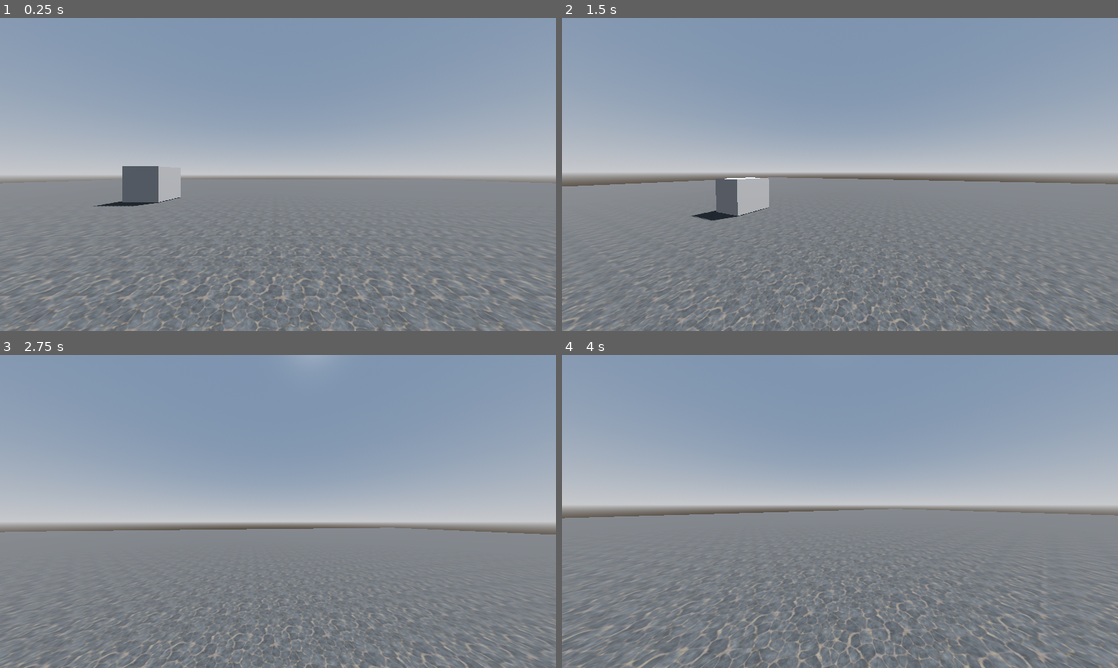
Above: before the commit, frames 1-4 (two rows, left to right).
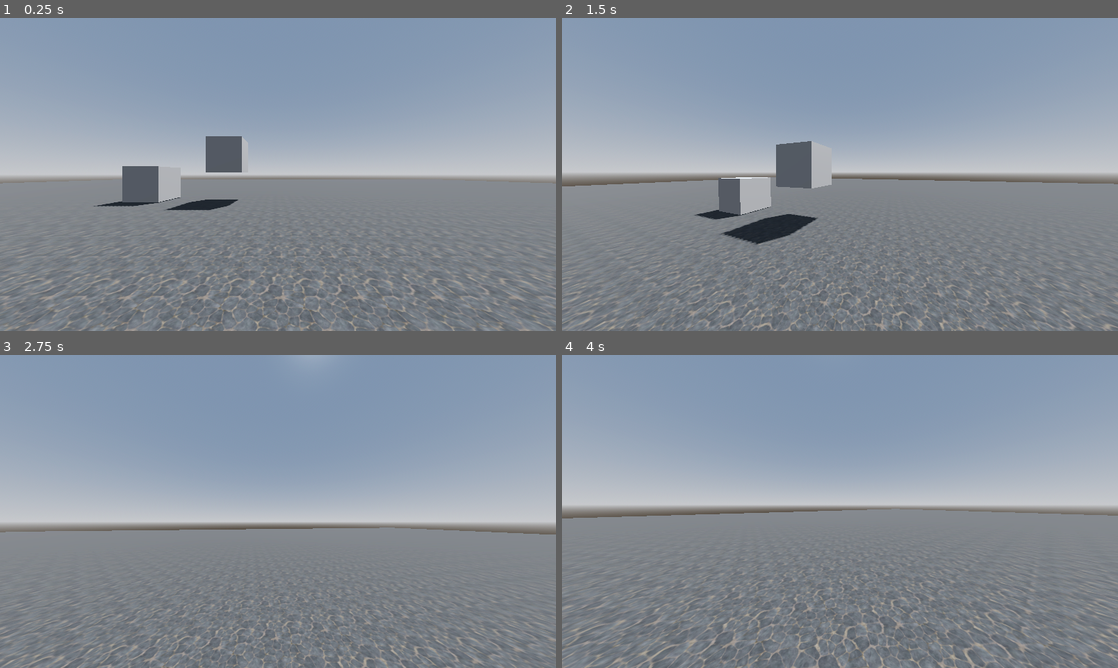
Above: after the commit, the same moments.

Repository: Kmagameguy/FPS-Test
Game: Godot game, scene res://Scenes/world.tscn
Same seed, same stepped clock (60 frames per second), same inputs: the game is played once before the commit and once after it.
Inputs (mouse positions are in pixels of both pictures, inside the frame that each line leads up to):
- Up to frame 1 (0.25 s): no input
- Up to frame 2 (1.5 s): move the mouse to (867, 174) at 0.52 s; hold W (forward) from 0.53 s (still down); tap C (crouch, bound only after the commit) at 0.6 s; tap Space (jump) at 0.77, 1.07 s; tap Ctrl (crouch, bound only before the commit) at 0.8, 1.35 s; move the mouse to (812, 174) at 1.27 s
- Up to frame 3 (2.75 s): keep holding W (forward); tap Space (jump) at 1.52, 1.82, 2.3 s; tap Shift (sprint) at 1.55, 2.1 s; move the mouse to (289, 505) at 2.02 s
- Up to frame 4 (4 s): keep holding W (forward); move the mouse to (834, 517) at 2.77 s; tap Space (jump) at 2.85, 3.02, 3.32, 3.77 s; tap C (crouch, bound only after the commit) at 3.05, 3.6 s; move the mouse to (878, 514) at 3.52 s; tap Ctrl (crouch, bound only before the commit) at 3.8 s

The runs differ from the first frame. In frame 1, 1.0% of the frame differs, in the area x 29-45%, y 37-62%; in frame 2, 6.3%, in the area x 0-100%, y 39-100%; in frame 3, 3.6%; in frame 4, 5.8%.

Commit message:
WIP

Diff:
--- a/Scenes/player_controller.tscn
+++ b/Scenes/player_controller.tscn
@@ -1,10 +1,11 @@
-[gd_scene load_steps=12 format=3 uid="uid://7v5q1i10fneg"]
+[gd_scene load_steps=14 format=3 uid="uid://7v5q1i10fneg"]
 
 [ext_resource type="Script" path="res://Scripts/Player.gd" id="1_m2e61"]
 [ext_resource type="Script" path="res://Scripts/player_state_machine.gd" id="2_033c6"]
 [ext_resource type="Script" path="res://Scripts/player_idle_state.gd" id="3_3uyrk"]
 [ext_resource type="Script" path="res://Scripts/player_walk_state.gd" id="4_2vd8x"]
 [ext_resource type="Script" path="res://Scripts/player_tip_toe_state.gd" id="4_16a1l"]
+[ext_resource type="Script" path="res://Scripts/player_crouch_state.gd" id="4_jud20"]
 [ext_resource type="Script" path="res://Scripts/player_jump_state.gd" id="4_l6q85"]
 [ext_resource type="Script" path="res://Scripts/player_fall_state.gd" id="4_lomln"]
 [ext_resource type="Script" path="res://Scripts/player_sprint_state.gd" id="5_d13fw"]
@@ -14,6 +15,8 @@
 
 [sub_resource type="ConvexPolygonShape3D" id="ConvexPolygonShape3D_00688"]
 points = PackedVector3Array(-0.125207, -0.532801, -0.480507, 0.0227831, 0.47607, 0.498884, 0.169713, 0.559144, 0.464172 …(924 unchanged characters)…
+
+[sub_resource type="SphereShape3D" id="SphereShape3D_2k48x"]
 
 [node name="Player" type="CharacterBody3D"]
 transform = Transform3D(1, 0, 0, 0, 1, 0, 0, 0, 1, 0, 0.111661, 0)
@@ -39,6 +42,9 @@
 [node name="PlayerIdleState" type="Node" parent="PlayerStateMachine"]
 script = ExtResource("3_3uyrk")
 
+[node name="PlayerCrouchState" type="Node" parent="PlayerStateMachine"]
+script = ExtResource("4_jud20")
+
 [node name="PlayerFallState" type="Node" parent="PlayerStateMachine"]
 script = ExtResource("4_lomln")
 
@@ -56,3 +62,8 @@
 
 [node name="PlayerWalkState" type="Node" parent="PlayerStateMachine"]
 script = ExtResource("4_2vd8x")
+
+[node name="CrouchCollisionShapecast" type="ShapeCast3D" parent="."]
+unique_name_in_owner = true
+transform = Transform3D(1, 0, 0, 0, 1, 0, 0, 0, 1, 0, 1.6, 0)
+shape = SubResource("SphereShape3D_2k48x")
--- a/Scenes/world.tscn
+++ b/Scenes/world.tscn
@@ -50,6 +50,15 @@
 [node name="BoxCollision" type="CollisionShape3D" parent="EnvironmentMeshes/Box/BoxBody"]
 shape = SubResource("BoxShape3D_j5vim")
 
+[node name="Box2" type="MeshInstance3D" parent="EnvironmentMeshes"]
+transform = Transform3D(2, 0, 0, 0, 2, 0, 0, 0, 2, -2.94647, 2.67811, -9.38562)
+mesh = SubResource("BoxMesh_ffe1i")
+
+[node name="BoxBody" type="StaticBody3D" parent="EnvironmentMeshes/Box2"]
+
+[node name="BoxCollision" type="CollisionShape3D" parent="EnvironmentMeshes/Box2/BoxBody"]
+shape = SubResource("BoxShape3D_j5vim")
+
 [node name="Ramp" type="CSGPolygon3D" parent="EnvironmentMeshes"]
 transform = Transform3D(1, 0, 0, 0, 1, 0, 0, 0, 1, 3.5028, 0, 0.479416)
 use_collision = true
--- a/Scripts/Player.gd
+++ b/Scripts/Player.gd
@@ -1,10 +1,17 @@
 class_name Player extends CharacterBody3D
+
+@onready var player_mesh = $PlayerMesh
+@onready var player_collision = $PlayerCollision
 
 @onready var head = $Head
 @onready var player_view = $Head/PlayerView
+
 @export var BOB_FREQUENCY: float = 2.0
 @export var BASE_FOV     : float = 90.0
 @export var MOUSE_SENSITIVITY: float = 0.003
+@onready var _standing_height: float = head.position.y
+@onready var _crouch_height: float = _standing_height * 0.7
+@onready var _collision_standing_size: float = player_collision.scale.y
 
 const BOB_AMPLIFICATION: float  = 0.08
 const TILT_LOWER_LIMIT : float  = deg_to_rad(-60)
@@ -13,47 +20,45 @@
 const FLOOR_VELOCITY_MULTIPLIER: float = 7.0
 const AIR_VELOCITY_MULTIPLIER  : float = 3.0
 
+const INPUTS: Dictionary = {
+	MOVE_LEFT     = "left",
+	MOVE_FORWARD  = "forward",
+	MOVE_RIGHT    = "right",
+	MOVE_BACKWARD = "backward",
+	SPRINT        = "sprint",
+	TIP_TOE       = "tiptoe",
+	CROUCH        = "crouch",
+	JUMP          = "jump",
+	EXIT          = "exit"
+}
+
 const STATES: Dictionary = {
 	IDLE    = { NAME = "PlayerIdleState", ACTION = null },
 	WALK    = { NAME = "PlayerWalkState", ACTION = null },
-	SPRINT  = { NAME = "PlayerSprintState", ACTION = "sprint" },
-	TIP_TOE = { NAME = "PlayerTipToeState", ACTION = "tiptoe"},
-	JUMP    = { NAME = "PlayerJumpState", ACTION = "jump" },
-	DOUBLE_JUMP = { NAME = "PlayerDoubleJumpState", ACTION = "jump" },
-	FALL    = { NAME = "PlayerFallState", ACTION = null }
+	SPRINT  = { NAME = "PlayerSprintState", ACTION = INPUTS.SPRINT },
+	TIP_TOE = { NAME = "PlayerTipToeState", ACTION = INPUTS.TIP_TOE },
+	JUMP    = { NAME = "PlayerJumpState", ACTION = INPUTS.JUMP },
+	DOUBLE_JUMP = { NAME = "PlayerDoubleJumpState", ACTION = INPUTS.JUMP },
+	FALL    = { NAME = "PlayerFallState", ACTION = null },
+	CROUCH = { NAME = "PlayerCrouchState", ACTION = INPUTS.CROUCH }
 }
 
 var _t_bob: float = 0.0
 # Get the gravity from the project settings to be synced with RigidBody nodes.
 var _gravity: float = ProjectSettings.get_setting("physics/3d/default_gravity")
 
-func _ready() -> void:
-	Input.set_mouse_mode(Input.MOUSE_MODE_CAPTURED)
+func update_input(speed: float, acceleration: float, deceleration: float) -> void:
+	var _input_dir: Vector2 = Input.get_vector(INPUTS.MOVE_LEFT, INPUTS.MOVE_RIGHT, INPUTS.MOVE_FORWARD, INPUTS.MOVE_BACKWARD)
+	var _direction: Vector3 = (head.transform.basis * Vector3(_input_dir.x, 0, _input_dir.y)).normalized()
 
-func _unhandled_input(event: InputEvent) -> void:
-	if event is InputEventMouseButton:
-		Input.mouse_mode = Input.MOUSE_MODE_CAPTURED
-
-	if _is_moving_mouse_in_captured_window(event):
-		head.rotate_y(-event.relative.x * MOUSE_SENSITIVITY)
-		player_view.rotate_x(-event.relative.y * MOUSE_SENSITIVITY)
-		player_view.rotation.x = clamp(player_view.rotation.x, TILT_LOWER_LIMIT, TILT_UPPER_LIMIT)
-
-func _input(event: InputEvent) -> void:
-	if event.is_action_pressed("exit"):
-		get_tree().quit()
-
-func _is_moving_mouse_in_captured_window(event: InputEvent) -> bool:
-	return event is InputEventMouseMotion && Input.mouse_mode == Input.MOUSE_MODE_CAPTURED
-
-func _physics_process(_delta: float) -> void:
-	pass
-	# Get the input direction and handle the movement/deceleration.
-	# TODO: get rid of this commented code.  Keeping it here for now because it's a bit different
-	# than what's in the update_input method below.  need to test to see if there's any
-	# measurable difference between the implementations.
-	#var _input_dir: Vector2 = Input.get_vector("left", "right", "forward", "backward")
-	#var _direction: Vector3 = (head.transform.basis * Vector3(_input_dir.x, 0, _input_dir.y)).normalized()
+	if _direction:
+		velocity.x = lerp(velocity.x, _direction.x * speed, acceleration)
+		velocity.z = lerp(velocity.z, _direction.z * speed, acceleration)
+	else:
+		var current_velocity = Vector3(velocity.x, velocity.y, velocity.z)
+		var temp_vector = move_toward(Vector3(velocity.x, velocity.y, velocity.z).length(), 0, deceleration)
+		velocity.x = current_velocity.normalized().x * temp_vector
+		velocity.z = current_velocity.normalized().z * temp_vector
 
 func is_in_air() -> bool:
 	return !is_on_floor()
@@ -73,27 +78,50 @@
 	var target_fov = BASE_FOV + FOV_MULTIPLIER * clamp(velocity.length(), 0.5, speed * 2)
 	player_view.fov = lerp(player_view.fov, target_fov, delta * 9.0)
 
+func update_gravity(delta: float) -> void:
+	velocity.y -= _gravity * delta
+
+func handle_crouch(crouched: bool):
+	# Smoke test -- this kinda works for setting camera to a lower position.
+	# would like to use code to control crouching rather than an animation player, I think...
+	head.position.y = _crouch_height if crouched else _standing_height
+	player_collision.scale.y = _collision_standing_size * 0.7 if crouched else _collision_standing_size
+
+func update_velocity() -> void:
+	move_and_slide()
+
+# PRIVATE
+
+func _ready() -> void:
+	Input.set_mouse_mode(Input.MOUSE_MODE_CAPTURED)
+
+func _unhandled_input(event: InputEvent) -> void:
+	if event is InputEventMouseButton:
+		Input.mouse_mode = Input.MOUSE_MODE_CAPTURED
+
+	if _is_moving_mouse_in_captured_window(event):
+		head.rotate_y(-event.relative.x * MOUSE_SENSITIVITY)
+		player_view.rotate_x(-event.relative.y * MOUSE_SENSITIVITY)
+		player_view.rotation.x = clamp(player_view.rotation.x, TILT_LOWER_LIMIT, TILT_UPPER_LIMIT)
+
+func _input(event: InputEvent) -> void:
+	if event.is_action_pressed(INPUTS.EXIT):
+		get_tree().quit()
+
+func _is_moving_mouse_in_captured_window(event: InputEvent) -> bool:
+	return event is InputEventMouseMotion && Input.mouse_mode == Input.MOUSE_MODE_CAPTURED
+
+func _physics_process(_delta: float) -> void:
+	pass
+	# Get the input direction and handle the movement/deceleration.
+	# TODO: get rid of this commented code.  Keeping it here for now because it's a bit different
+	# than what's in the update_input method below.  need to test to see if there's any
+	# measurable difference between the implementations.
+	#var _input_dir: Vector2 = Input.get_vector("left", "right", "forward", "backward")
+	#var _direction: Vector3 = (head.transform.basis * Vector3(_input_dir.x, 0, _input_dir.y)).normalized()
+
 func _headbob(time: float) -> Vector3:
 	var pos: Vector3 = Vector3.ZERO
 	pos.y = sin(time * BOB_FREQUENCY) * BOB_AMPLIFICATION
 	pos.x = cos(time * BOB_FREQUENCY / 2) * BOB_AMPLIFICATION
 	return pos
-
-func update_gravity(delta: float) -> void:
-	velocity.y -= _gravity * delta
-
-func update_input(speed: float, acceleration: float, deceleration: float) -> void:
-	var _input_dir: Vector2 = Input.get_vector("left", "right", "forward", "backward")
-	var _direction: Vector3 = (head.transform.basis * Vector3(_input_dir.x, 0, _input_dir.y)).normalized()
-
-	if _direction:
-		velocity.x = lerp(velocity.x, _direction.x * speed, acceleration)
-		velocity.z = lerp(velocity.z, _direction.z * speed, acceleration)
-	else:
-		var current_velocity = Vector3(velocity.x, velocity.y, velocity.z)
-		var temp_vector = move_toward(Vector3(velocity.x, velocity.y, velocity.z).length(), 0, deceleration)
-		velocity.x = current_velocity.normalized().x * temp_vector
-		velocity.z = current_velocity.normalized().z * temp_vector
-
-func update_velocity() -> void:
-	move_and_slide()
--- /dev/null
+++ b/Scripts/player_crouch_state.gd
@@ -0,0 +1,35 @@
+class_name PlayerCrouchState extends PlayerMovementState
+
+@export var SPEED       : float = 3.0
+@export var ACCELERATION: float = 0.1
+@export var DECELERATION: float = 0.25
+@export_range(1, 6, 0.1) var CROUCH_SPEED: float = 4.0
+
+@onready var CROUCH_SHAPECAST: ShapeCast3D = %CrouchCollisionShapecast
+
+# These aren't really necessary,
+# just using them as labels to make the intent of the
+# calls to PLAYER.handle_crouch more intention revealing.
+var _crouched = true
+var _uncrouched = false
+
+func update(delta) -> void:
+	PLAYER.update_gravity(delta)
+	PLAYER.handle_crouch(_crouched)
+	PLAYER.update_input(SPEED, ACCELERATION, DECELERATION)
+	PLAYER.update_velocity()
+
+	if !Input.is_action_pressed(PLAYER.STATES.CROUCH.ACTION):
+		uncrouch()
+		transition.emit(PLAYER.STATES.IDLE.NAME)
+
+	if PLAYER.velocity.y < -1.0 && PLAYER.is_in_air():
+		uncrouch()
+		transition.emit(PLAYER.STATES.FALL.NAME)
+
+func uncrouch() -> void:
+	if !CROUCH_SHAPECAST.is_colliding() && !Input.is_action_pressed(PLAYER.STATES.CROUCH.ACTION):
+		PLAYER.handle_crouch(_uncrouched)
+	elif CROUCH_SHAPECAST.is_colliding():
+		await get_tree().create_timer(0.1).timeout
+		uncrouch()
--- a/Scripts/player_idle_state.gd
+++ b/Scripts/player_idle_state.gd
@@ -15,6 +15,9 @@
 	if Input.is_action_just_pressed(PLAYER.STATES.JUMP.ACTION) && PLAYER.is_on_floor():
 		transition.emit(PLAYER.STATES.JUMP.NAME)
 
+	if Input.is_action_just_pressed(PLAYER.STATES.CROUCH.ACTION) && PLAYER.is_on_floor():
+		transition.emit(PLAYER.STATES.CROUCH.NAME)
+
 	if PLAYER.velocity.y < -3.0 && PLAYER.is_in_air():
 		transition.emit(PLAYER.STATES.FALL.NAME)
 
--- a/Scripts/player_tip_toe_state.gd
+++ b/Scripts/player_tip_toe_state.gd
@@ -15,6 +15,9 @@
 	if Input.is_action_just_pressed(PLAYER.STATES.JUMP.ACTION):
 		transition.emit(PLAYER.STATES.JUMP.NAME)
 
+	if Input.is_action_just_pressed(PLAYER.STATES.CROUCH.ACTION):
+		transition.emit(PLAYER.STATES.CROUCH.NAME)
+
 	if PLAYER.velocity.length() == 0.0 && PLAYER.is_on_floor():
 		transition.emit(PLAYER.STATES.IDLE.NAME)
 
--- a/Scripts/player_walk_state.gd
+++ b/Scripts/player_walk_state.gd
@@ -18,6 +18,9 @@
 	if Input.is_action_pressed(PLAYER.STATES.JUMP.ACTION) && PLAYER.is_on_floor():
 		transition.emit(PLAYER.STATES.JUMP.NAME)
 
+	if Input.is_action_pressed(PLAYER.STATES.CROUCH.ACTION) && PLAYER.is_on_floor():
+		transition.emit(PLAYER.STATES.CROUCH.NAME)
+
 	if PLAYER.velocity.length() == 0.0:
 		transition.emit(PLAYER.STATES.IDLE.NAME)
 
--- a/project.godot
+++ b/project.godot
@@ -63,7 +63,7 @@
 }
 crouch={
 "deadzone": 0.5,
-"events": [Object(InputEventKey,"resource_local_to_scene":fa …(140 unchanged characters)… d":false,"keycode":0,"physical_keycode":4194326,"key_label":0,"unicode":0,"echo":false,"script":null)
+"events": [Object(InputEventKey,"resource_local_to_scene":fa …(140 unchanged characters)… d":false,"keycode":0,"physical_keycode":67,"key_label":0,"unicode":99,"echo":false,"script":null)
 ]
 }
 exit={
